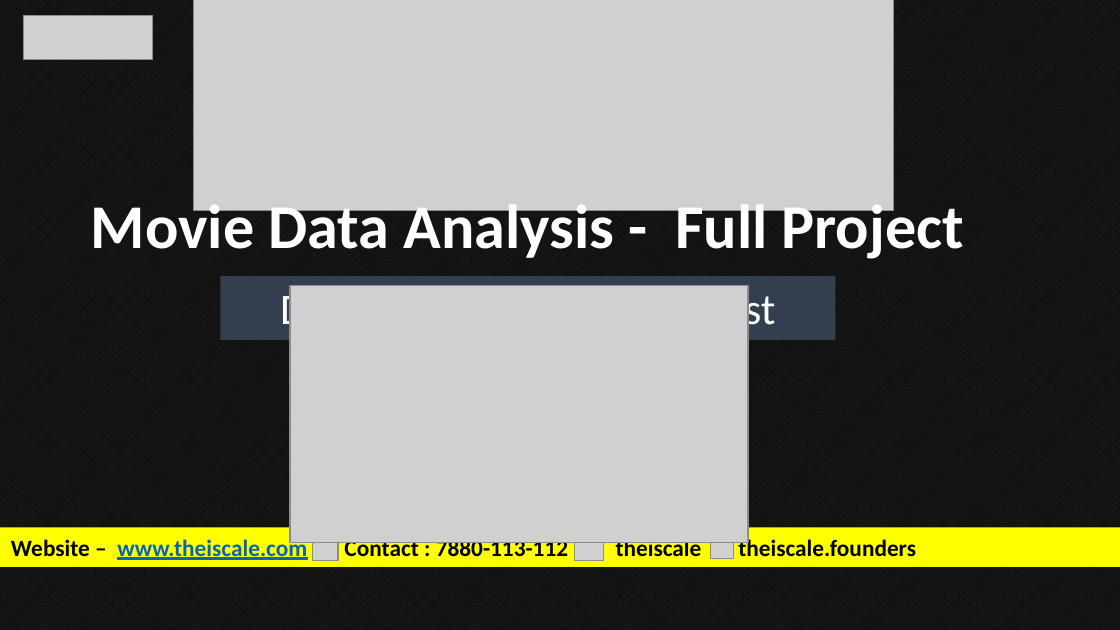
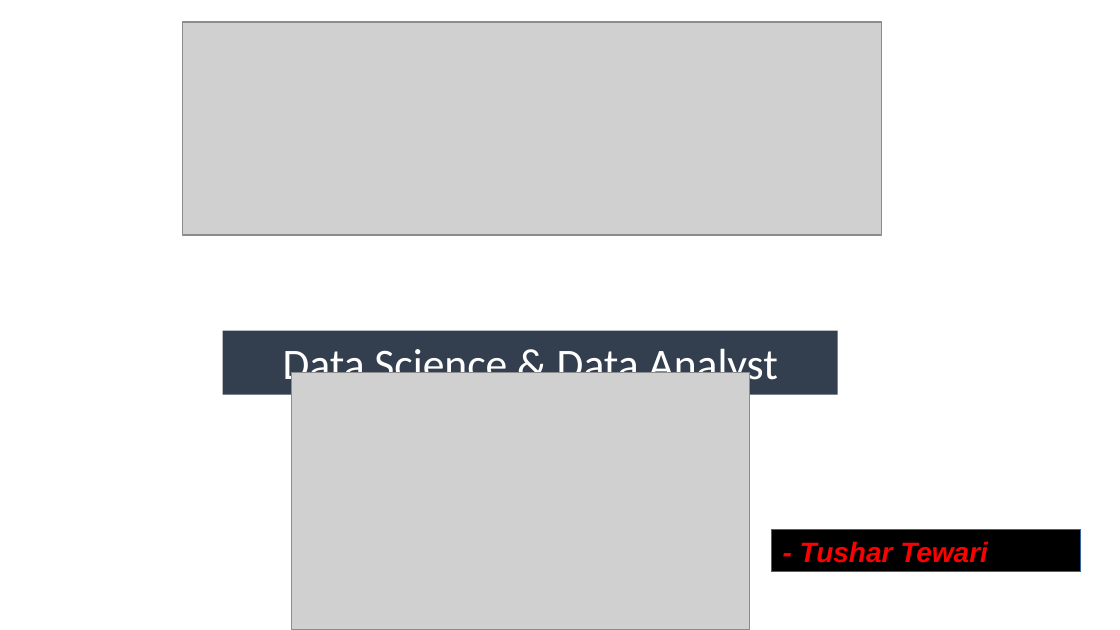
Before and after one commit to Tushar4440/netflix-data-analyst-project, a slide deck: slide 1 of movie data analysis project ppt.pptx. Drawn at 1120x630 pixels with LibreOffice and Linux fonts; fonts in the diff are those of the drawing; grey boxes stand for pictures. Boxes give left, top, right and bottom in pixels: in the first picture for what was removed or moved away, otherwise in the second. Text is boxed around its words. In the diff, an @@ line names an element or a change of style, - is before the commit and + after.

Commit message:
Update presentation file with new analysis insights

```diff
--- a/movie data analysis project ppt.pptx
+++ b/movie data analysis project ppt.pptx
@@ background pattern #262626 on #0D0D0D to #FFFFFF @@
@@ picture removed at bbox=[24, 15, 152, 58] @@
@@ picture: place and size @@
-picture at bbox=[194, 0, 894, 209]
+picture at bbox=[183, 22, 883, 235]
@@ text "Movie Data Analysis - Full ..." rewrapped from bbox=[91, 196, 964, 263] to bbox=[91, 229, 964, 305] @@
@@ rectangle "Data Science & Data Analyst": place and size @@
-rectangle "Data Science & Data Analyst" at bbox=[221, 276, 836, 339]
+rectangle "Data Science & Data Analyst" at bbox=[223, 330, 838, 394]
@@ picture: place and size @@
-picture at bbox=[290, 286, 748, 543]
+picture at bbox=[291, 373, 749, 630]
@@ rectangle removed at bbox=[0, 528, 1120, 567] @@
-Website – www.theiscale.com Contact : 7880-113-112 theiscale theiscale.founders
@@ picture removed at bbox=[312, 533, 338, 561] @@
@@ picture removed at bbox=[575, 533, 604, 561] @@
@@ picture removed at bbox=[710, 536, 734, 559] @@
@@ rectangle added at bbox=[772, 529, 1081, 571], fill #000000, outline #3465A4 0 pt, 18 pt, text #FF0000, bold, italic @@
+- Tushar Tewari
```
Also in this commit, not shown: 5 other slides changed, 2 slides removed.
